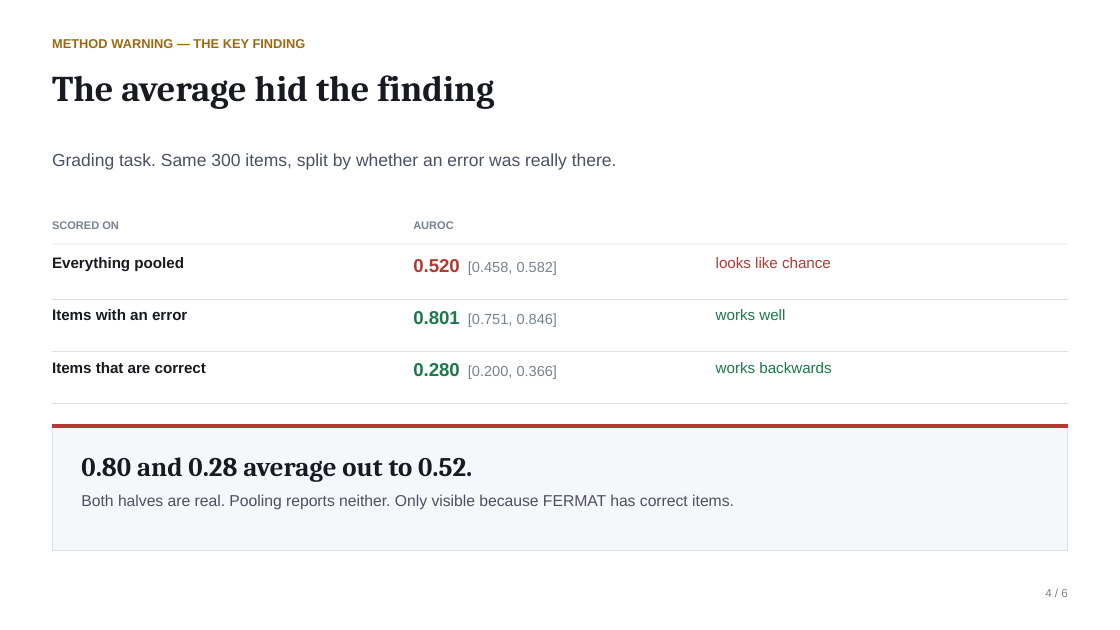
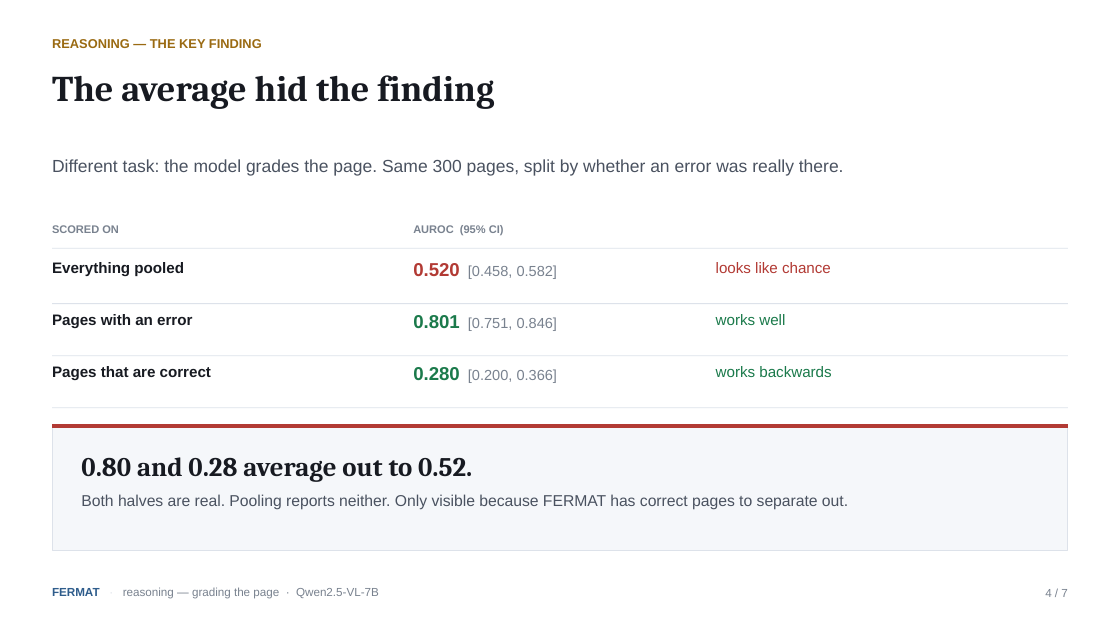
Before and after one commit to sepehrmaleki369/uncertainty-math-vlm, a slide deck: slide 4 of slides/fermat_findings.pptx. Drawn at 1120x630 pixels with LibreOffice and Linux fonts; fonts in the diff are those of the drawing. Boxes give left, top, right and bottom in pixels: in the first picture for what was removed or moved away, otherwise in the second. Text is boxed around its words. In the diff, an @@ line names an element or a change of style, - is before the commit and + after.

```diff
--- a/slides/fermat_findings.pptx
+++ b/slides/fermat_findings.pptx
@@ text at [52, 39, 262, 48]: text changed @@
-METHOD WARNING — THE KEY FINDING
+REASONING — THE KEY FINDING
@@ text at [52, 159, 844, 176]: text changed @@
-Grading task. Same 300 items, split by whether an error was really there.
+Different task: the model grades the page. Same 300 pages, split by whether an error was really there.
@@ text at [413, 225, 504, 235]: text changed @@
-AUROC
+AUROC (95% CI)
@@ text at [52, 314, 192, 328]: text changed @@
-Items with an error
+Pages with an error
@@ 8 texts, 4 rectangles: place and size @@
-8 texts, 4 rectangles at [52, 221, 1068, 404]
+8 texts, 4 rectangles at [52, 225, 1068, 408]
@@ text at [52, 366, 211, 380]: text changed @@
-Items that are correct
+Pages that are correct
@@ text at [81, 494, 848, 510]: text changed @@
-Both halves are real. Pooling reports neither. Only visible because FERMAT has correct items.
+Both halves are real. Pooling reports neither. Only visible because FERMAT has correct pages to separate out.
@@ text added at [52, 587, 379, 599], 10 pt, text #79828F @@
+FERMAT · reasoning — grading the page · Qwen2.5-VL-7B
@@ text at [1045, 589, 1067, 597]: text changed @@
-4 / 6
+4 / 7
```
Also in this commit, not shown: 3 other slides changed, 3 slides added, 2 slides removed, 1 other file.
